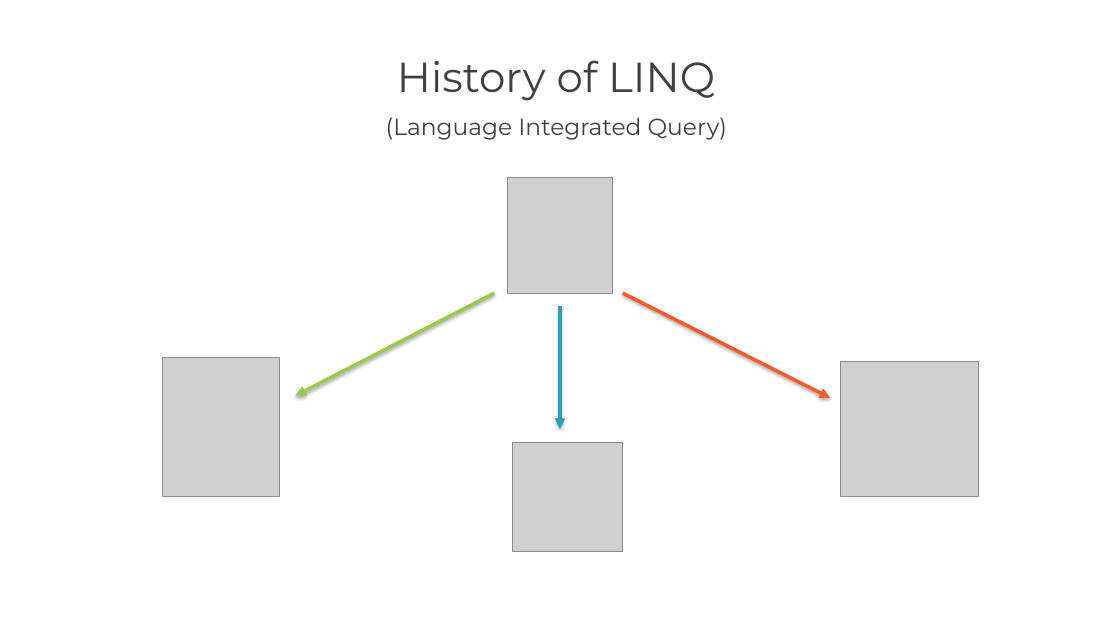
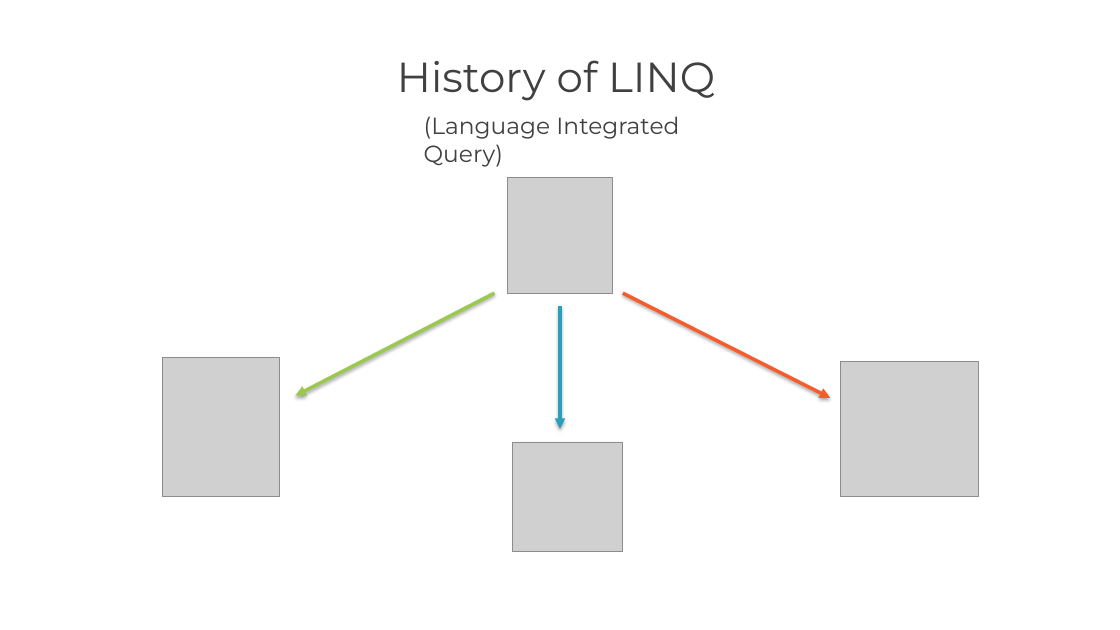
Before and after one commit to ChuckBates/VolcanoLINQ, a slide deck: slide 3 of Slides.pptx. Drawn at 1120x630 pixels with LibreOffice and Linux fonts; fonts in the diff are those of the drawing; grey boxes stand for pictures; background and template pictures are left out. Boxes give left, top, right and bottom in pixels: in the first picture for what was removed or moved away, otherwise in the second. Text is boxed around its words. In the diff, an @@ line names an element or a change of style, - is before the commit and + after.

```diff
--- a/Slides.pptx
+++ b/Slides.pptx
@@ text "(Language Integrated Query)" rewrapped from (x1=386, y1=117, x2=727, y2=140) to (x1=424, y1=116, x2=679, y2=167) @@
```
